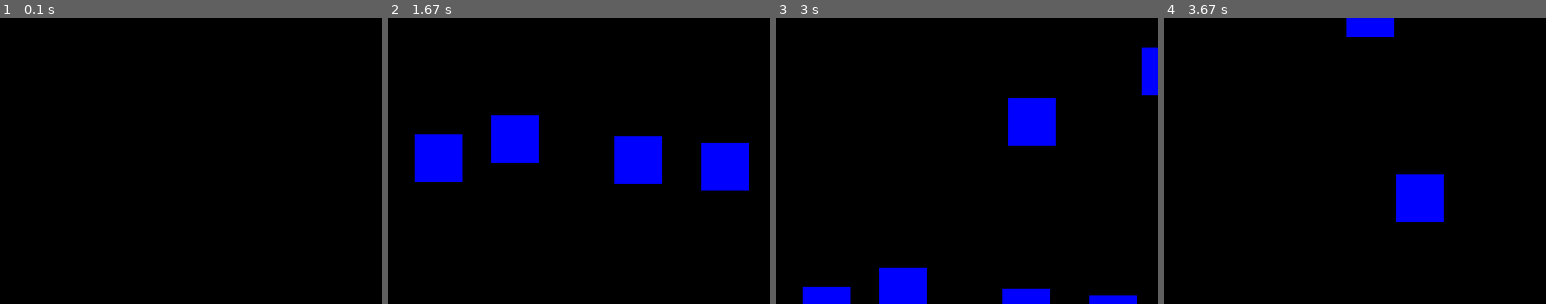
Above: before the commit, frames 1-4 (left to right).
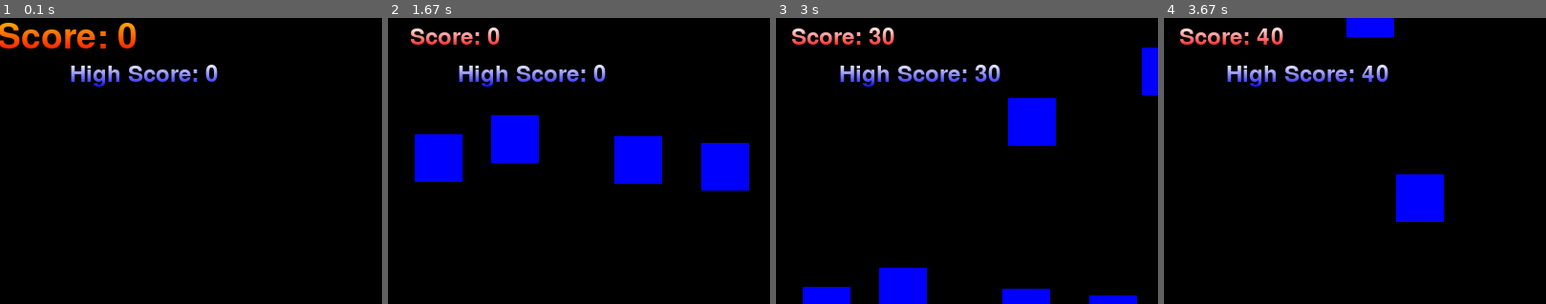
Above: after the commit, the same moments.

Repository: LazycoderAayu/my-pygame
Game: pygame game, started from SHOOT_THE_ALIENS.py
Two runs of this game, one before a commit and one after it. Both use one fixed random seed, a clock stepped at 60 frames per second and the inputs below.
Inputs (mouse positions are % of the whole screen's width and height, from its top left):
- Up to frame 1 (0.1 s): no input
- Up to frame 2 (1.67 s): hold Right 0.33-0.8 s; hold Right 0.83-1.3 s; tap Space at 0.9, 1.2, 1.4 s; hold Left from 1.33 s (still down)
- Up to frame 3 (3 s): tap Space at 1.7, 1.97, 2.27, 2.73 s; release Left at 1.87 s; hold Left 1.9-2.3 s; press the mouse at (17, 13) at 2.37 s; move the mouse to (40, 21) at 2.47 s; release the mouse at (64, 28) at 2.6 s; hold Right from 2.67 s (still down)
- Up to frame 4 (3.67 s): tap Space at 3.03, 3.4 s; release Right at 3.3 s; hold Left from 3.33 s (still down)
The pictures show only the part of the screen within x 0-50%, y 0-50%; the shares and areas given below are measured in that part.

The runs differ from the first frame. In frame 1, 2.5% of the frame differs, in the area x 0-57%, y 1-24%; in frame 2, 1.8%; in frame 3, 2.0%; in frame 4, 2.0%.

Commit message:
Update SHOOT_THE_ALIENS.py    (added high scores)

Diff:
--- a/SHOOT_THE_ALIENS.py
+++ b/SHOOT_THE_ALIENS.py
@@ -1,6 +1,7 @@
 import pygame
 import random
 import sys
+import os
 
 # Initialize Pygame
 pygame.init()
@@ -22,6 +23,16 @@
 
 # Clock to control the frame rate
 clock = pygame.time.Clock()
+
+# Load or initialize high score
+if os.path.exists("high_score.txt"):
+    with open("high_score.txt", "r") as file:
+        high_score = int(file.read())
+else:
+    high_score = 0
+
+# Use default font
+base_font = pygame.font.Font(None, 36)
 
 class Player(pygame.sprite.Sprite):
     def __init__(self):
@@ -81,38 +92,53 @@
     textrect.center = (x, y)
     surface.blit(textobj, textrect)
 
+def draw_gradient_text(text, font, start_color, end_color, surface, x, y):
+    text_surface = font.render(text, True, start_color)
+    width, height = text_surface.get_size()
+    gradient_surface = pygame.Surface((width, height)).convert_alpha()
+
+    for i in range(height):
+        color = (
+            start_color[0] + (end_color[0] - start_color[0]) * i // height,
+            start_color[1] + (end_color[1] - start_color[1]) * i // height,
+            start_color[2] + (end_color[2] - start_color[2]) * i // height
+        )
+        pygame.draw.line(gradient_surface, color, (0, i), (width, i))
+
+    text_surface.blit(gradient_surface, (0, 0), special_flags=pygame.BLEND_RGBA_MULT)
+    text_rect = text_surface.get_rect(center=(x, y))
+    surface.blit(text_surface, text_rect)
+
 def game_over_screen():
-    font = pygame.font.Font(None, 74)
-    small_font = pygame.font.Font(None, 36)
+    game_over_font = pygame.font.Font(None, 74)
+    button_font = pygame.font.Font(None, 36)
 
     while True:
         screen.fill(BLACK)
-        draw_text("Game Over", font, WHITE, screen, SCREEN_WIDTH // 2, SCREEN_HEIGHT // 2 - 50)
+        draw_gradient_text("Game Over", game_over_font, RED, BLUE, screen, SCREEN_WIDTH // 2, SCREEN_HEIGHT // 2 - 50)
 
         mx, my = pygame.mouse.get_pos()
 
         button_restart = pygame.Rect(SCREEN_WIDTH // 2 - 100, SCREEN_HEIGHT // 2, 200, 50)
         button_quit = pygame.Rect(SCREEN_WIDTH // 2 - 100, SCREEN_HEIGHT // 2 + 60, 200, 50)
 
-        if button_restart.collidepoint((mx, my)):
-            if pygame.mouse.get_pressed()[0]:
-                main()
-        if button_quit.collidepoint((mx, my)):
-            if pygame.mouse.get_pressed()[0]:
-                pygame.quit()
-                sys.exit()
+        if button_restart.collidepoint((mx, my)) and pygame.mouse.get_pressed()[0]:
+            return True  # Restart the game
+        if button_quit.collidepoint((mx, my)) and pygame.mouse.get_pressed()[0]:
+            pygame.quit()
+            sys.exit()
 
         pygame.draw.rect(screen, GREEN, button_restart)
         pygame.draw.rect(screen, RED, button_quit)
 
-        draw_text("Restart", small_font, BLACK, screen, SCREEN_WIDTH // 2, SCREEN_HEIGHT // 2 + 25)
-        draw_text("Quit", small_font, BLACK, screen, SCREEN_WIDTH // 2, SCREEN_HEIGHT // 2 + 85)
+        draw_gradient_text("Restart", button_font, BLACK, GREEN, screen, SCREEN_WIDTH // 2, SCREEN_HEIGHT // 2 + 25)
+        draw_gradient_text("Quit", button_font, BLACK, RED, screen, SCREEN_WIDTH // 2, SCREEN_HEIGHT // 2 + 85)
 
         pygame.display.flip()
         clock.tick(15)
 
 def main():
-    global all_sprites, bullets, aliens
+    global all_sprites, bullets, aliens, high_score
 
     # Group to hold all sprites
     all_sprites = pygame.sprite.Group()
@@ -130,6 +156,9 @@
         alien = Alien(x, y)
         all_sprites.add(alien)
         aliens.add(alien)
+
+    score = 0
+    last_score_change = pygame.time.get_ticks()
 
     # Main game loop
     running = True
@@ -154,22 +183,48 @@
             running = False
 
         hits = pygame.sprite.groupcollide(bullets, aliens, True, True)
-        for hit in hits:
-            x = random.randint(0, SCREEN_WIDTH - 50)
-            y = random.randint(-100, -40)
-            alien = Alien(x, y)
-            all_sprites.add(alien)
-            aliens.add(alien)
+        if hits:
+            score += 10
+            last_score_change = pygame.time.get_ticks()
+            for hit in hits:
+                x = random.randint(0, SCREEN_WIDTH - 50)
+                y = random.randint(-100, -40)
+                alien = Alien(x, y)
+                all_sprites.add(alien)
+                aliens.add(alien)
+
+        # Update high score
+        if score > high_score:
+            high_score = score
 
         # Draw / render
         screen.fill(BLACK)
         all_sprites.draw(screen)
+
+        # Display score
+        current_time = pygame.time.get_ticks()
+        if current_time - last_score_change < 200:  # Pulsing effect duration
+            scale = 1.5
+            color = (255, 215, 0)  # Gold color
+        else:
+            scale = 1.0
+            color = WHITE
+        scaled_font = pygame.font.Font(None, int(36 * scale))
+        draw_gradient_text(f"Score: {score}", scaled_font, color, RED, screen, 70, 20)
+        draw_gradient_text(f"High Score: {high_score}", base_font, WHITE, BLUE, screen, 150, 60)
+
         pygame.display.flip()
 
         # Maintain frame rate
         clock.tick(60)
 
-    game_over_screen()
+    with open("high_score.txt", "w") as file:
+        file.write(str(high_score))
+
+    return False  # Game over, not restarting
 
 if __name__ == "__main__":
-    main()
+    restart_game = True
+    while restart_game:
+        restart_game = main()
+        pygame.time.delay(1000)  # Delay before restarting to avoid immediate key events
